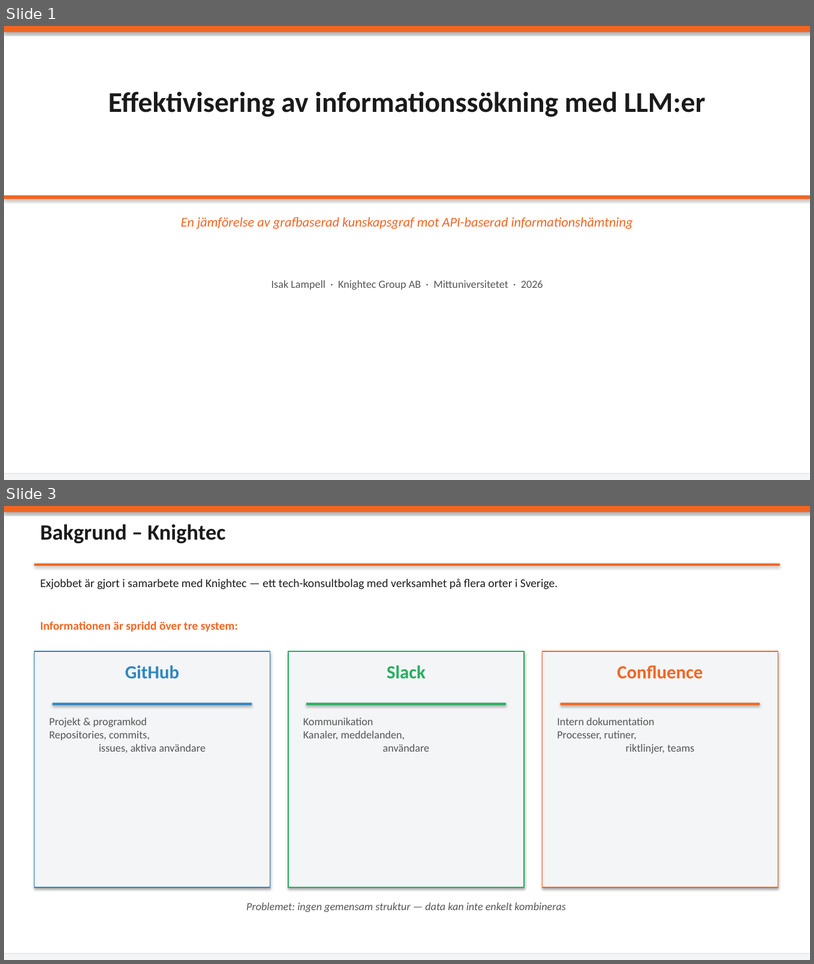
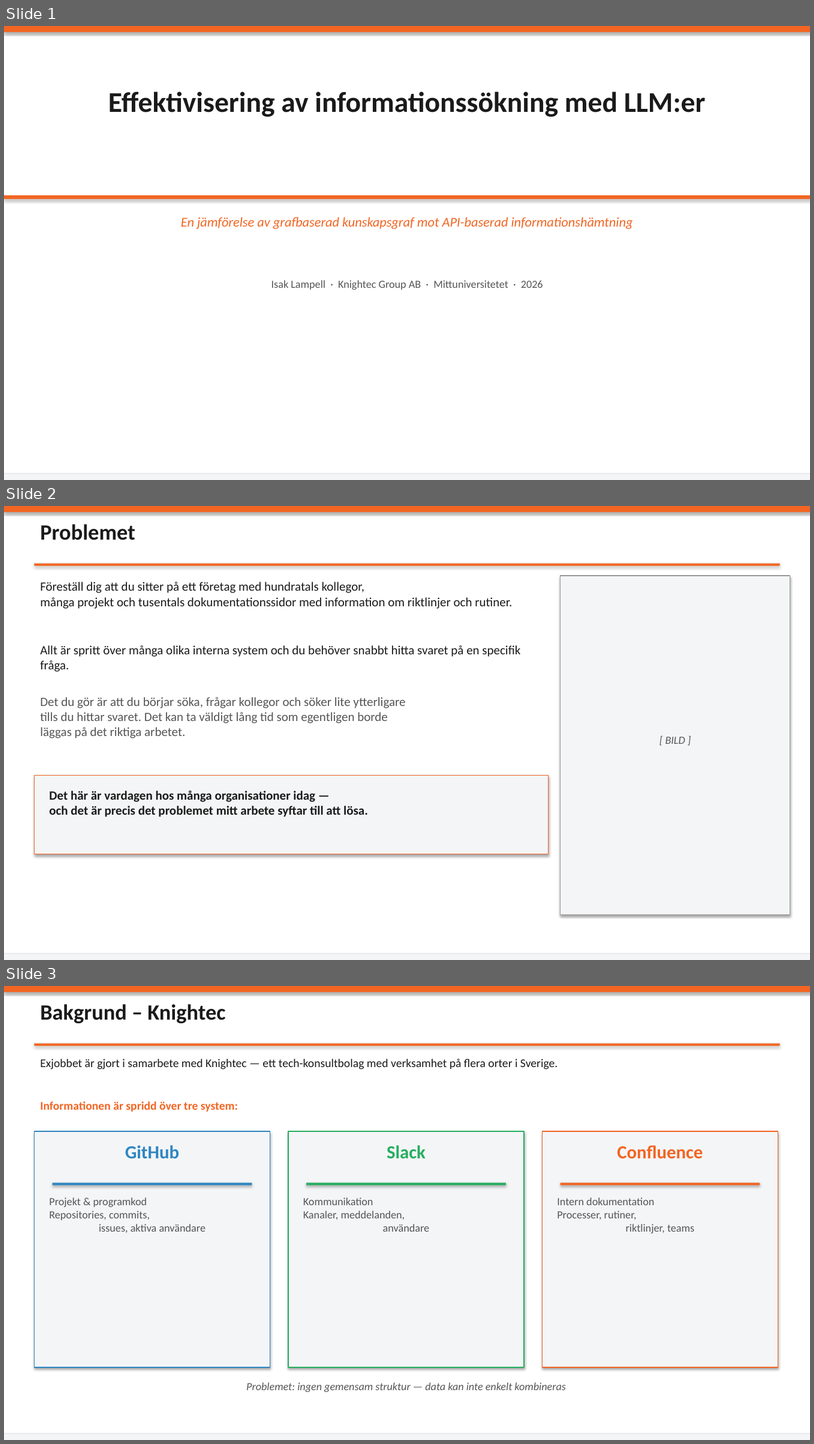
Before and after one commit to isak29/isak-bachelor-thesis, a slide deck: presentation/thesis_presentation_1.pptx. Shown one above the other, each under a label of ours: slides 1 and 3 before the commit, slides 1, 2 and 3 after it; the slides between them are not shown. The pictures are 814x964 and 814x1444 pixels, drawn with LibreOffice and Linux fonts; fonts in the diff are those of the drawing. Boxes give left, top, right and bottom in pixels: in the first picture for what was removed or moved away, otherwise in the second. Text is boxed around its words. In the diff, an @@ line names an element or a change of style, - is before the commit and + after.

```diff
--- a/presentation/thesis_presentation_1.pptx
+++ b/presentation/thesis_presentation_1.pptx
@@ slide 2 added at (4,506,810,960), background #FFFFFF @@
@@ rectangle added at (4,506,810,512), fill #F26522 @@
@@ text added at (40,524,135,540), 26 pt, text #1A1A1A, bold @@
+Problemet
@@ rectangle added at (34,564,780,566), fill #F26522 @@
@@ rectangle added at (561,576,791,915), fill #F4F5F7, outline #999999 1 pt @@
@@ text added at (40,582,512,609), 15 pt, text #1A1A1A @@
+Föreställ dig att du sitter på ett företag med hundratals kollegor,
+många projekt och tusentals dokumentationssidor med information om riktlinjer och rutiner.
@@ text added at (40,645,521,672), 15 pt, text #1A1A1A @@
+Allt är spritt över många olika interna system och du behöver snabbt hitta svaret på en specifik fråga.
@@ text added at (40,697,405,738), 15 pt, text #555555 @@
+Det du gör är att du börjar söka, frågar kollegor och söker lite ytterligare
+tills du hittar svaret. Det kan ta väldigt lång tid som egentligen borde
+läggas på det riktiga arbetet.
@@ text added at (666,736,686,744), 13 pt, text #555555, italic @@
+[ BILD ]
@@ rectangle added at (34,775,548,854), fill #F4F5F7, outline #F26522 1 pt @@
@@ text added at (49,790,368,817), 15 pt, text #1A1A1A, bold @@
+Det här är vardagen hos många organisationer idag —
+och det är precis det problemet mitt arbete syftar till att lösa.
@@ rectangle added at (4,954,810,960), fill #F4F5F7 @@
```
Also in this commit, not shown: 1 slide removed, 2 other files.
